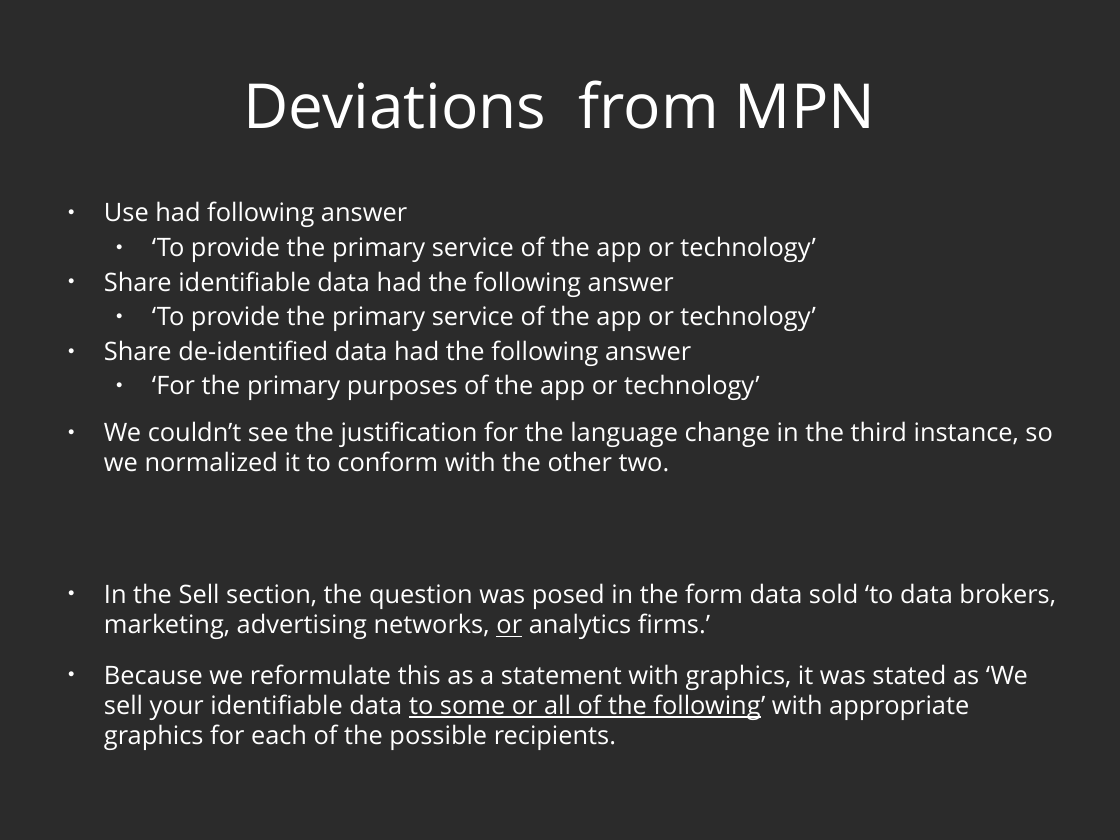
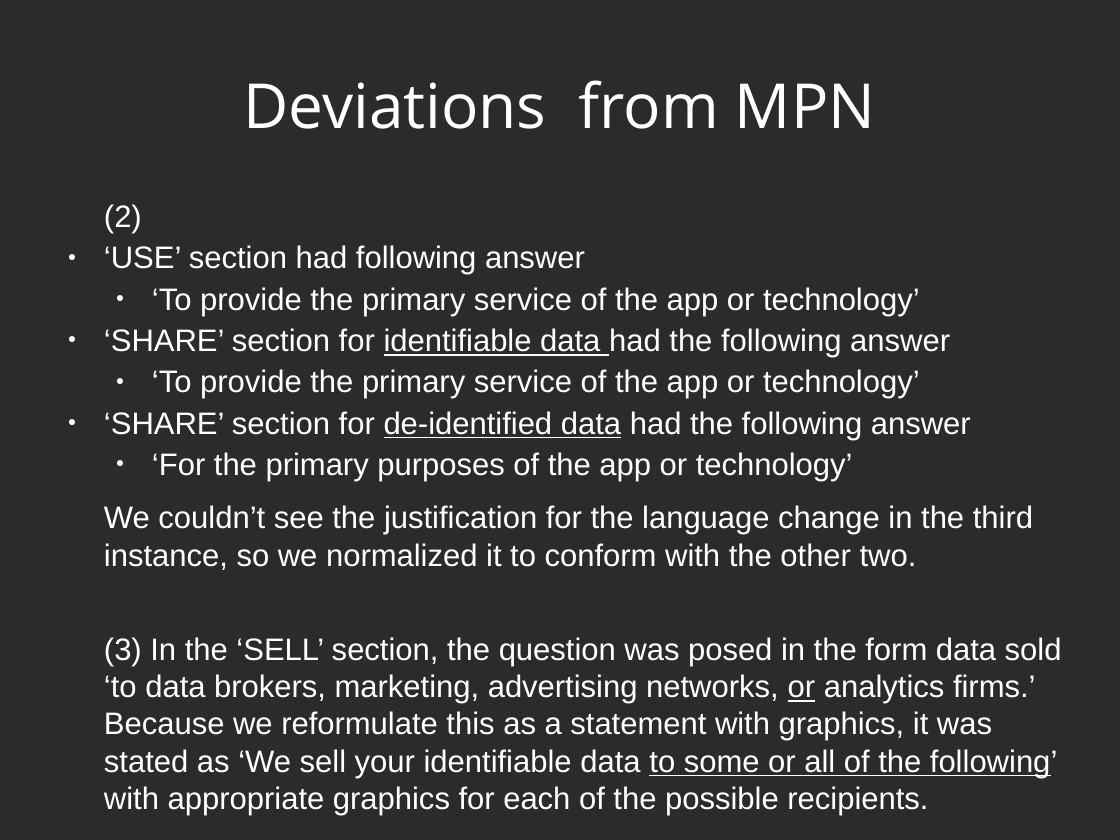
Before and after one commit to privacymaverick/mpn-generator, a slide deck: slide 8 of slidedeck.odp. Drawn at 1120x840 pixels with LibreOffice and Linux fonts; fonts in the diff are those of the drawing; background and template pictures are left out; a plain dark background stands for a picture behind light text. Boxes give left, top, right and bottom in pixels: in the first picture for what was removed or moved away, otherwise in the second. Text is boxed around its words. In the diff, an @@ line names an element or a change of style, - is before the commit and + after.

```diff
--- a/slidedeck.odp
+++ b/slidedeck.odp
@@ text at bbox=[104, 204, 585, 275]: text changed; size 18 to 22 pt; font Open Sans to Arial @@
-● Use had following answer
+(2)
+● ‘USE’ section had following answer
@@ text at bbox=[104, 287, 1033, 570]: size 18 to 22 pt, font Open Sans to Arial in "‘To provide the primary service of the ...", "‘To provide the primary service of the ...", "‘For the primary purposes of the app ...", "We couldn’t see the justification for the ..."; bullet ● to none @@
@@ text at bbox=[104, 328, 950, 357]: text changed; size 18 to 22 pt; font Open Sans to Arial @@
-● Share identifiable data had the following answer
+● ‘SHARE’ section for identifiable data had the following answer
@@ text at bbox=[104, 411, 971, 440]: text changed; size 18 to 22 pt; font Open Sans to Arial @@
-● Share de-identified data had the following answer
+● ‘SHARE’ section for de-identified data had the following answer
@@ text at bbox=[104, 637, 1062, 815]: text changed; size 18 to 22 pt; font Open Sans to Arial @@
-● In the Sell section, the question was posed in the form data sold ‘to data brokers, marketing, advertising networks, or analytics firms.’
-● Because we reformulate this as a statement with graphics, it was stated as ‘We sell your identifiable data to some or all of the following’ with appropriate graphics for each of the possible recipients.
+(3) In the ‘SELL’ section, the question was posed in the form data sold ‘to data brokers, marketing, advertising networks, or analytics firms.’ Because we reformulate this as a statement with graphics, it was stated as ‘We sell your identifiable data to some or all of the following’ with appropriate graphics for each of the possible recipients.
```
Also in this commit, not shown: 8 other slides changed, 3 other files.
